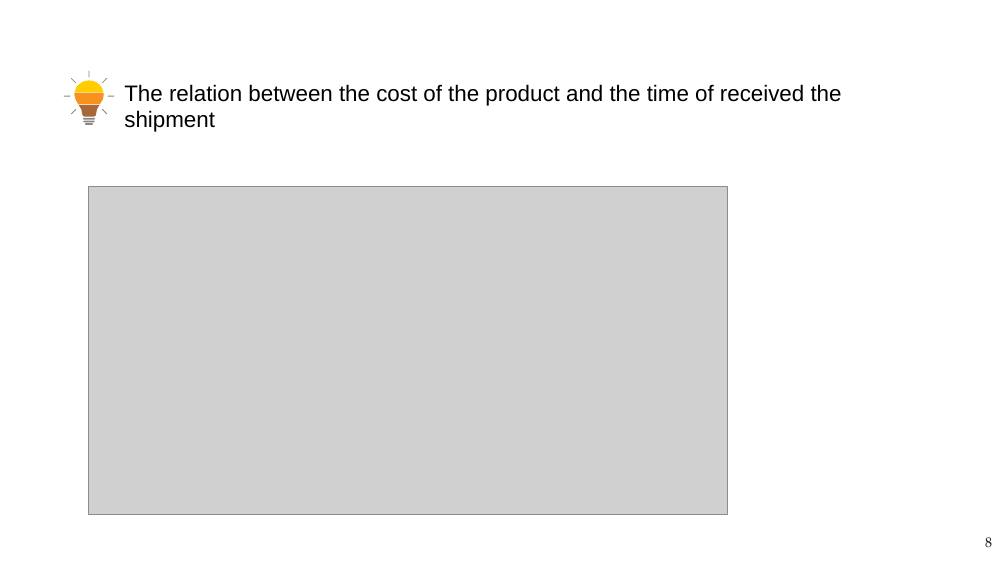
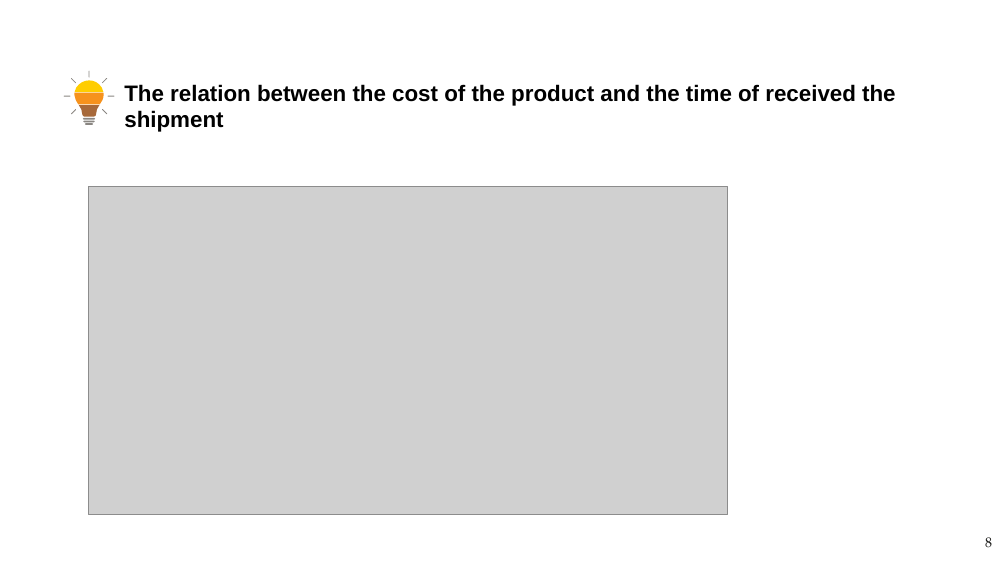
Before and after one commit to Meshari16/project, a slide deck: slide 8 of mainproject.pptx. Drawn at 1008x567 pixels with LibreOffice and Linux fonts; fonts in the diff are those of the drawing; grey boxes stand for pictures. Boxes give left, top, right and bottom in pixels: in the first picture for what was removed or moved away, otherwise in the second. Text is boxed around its words. In the diff, an @@ line names an element or a change of style, - is before the commit and + after.

```diff
--- a/mainproject.pptx
+++ b/mainproject.pptx
@@ text "The relation between the cost ..." at (124, 84, 895, 132): bold on @@
```
Also in this commit, not shown: 7 other slides changed.
